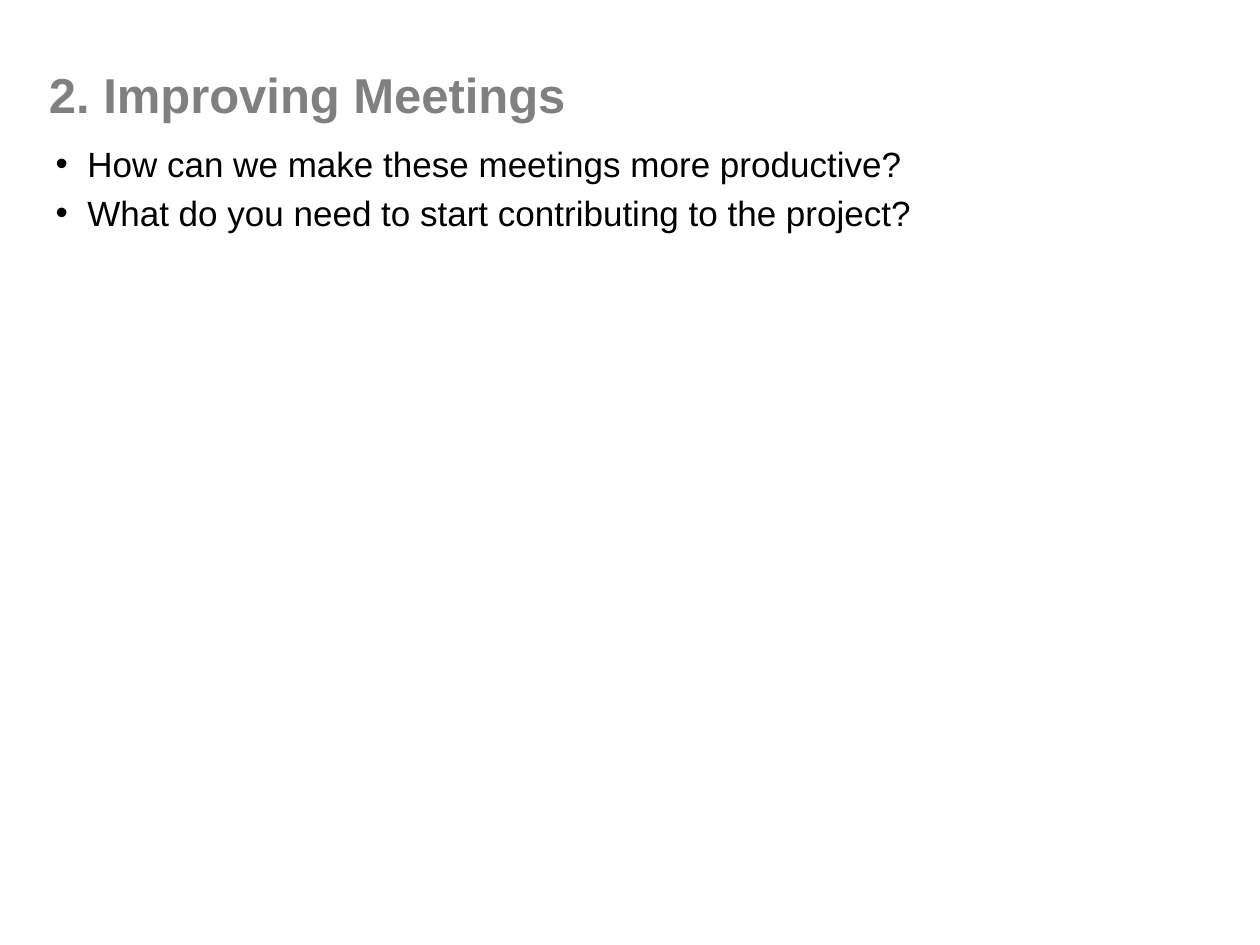
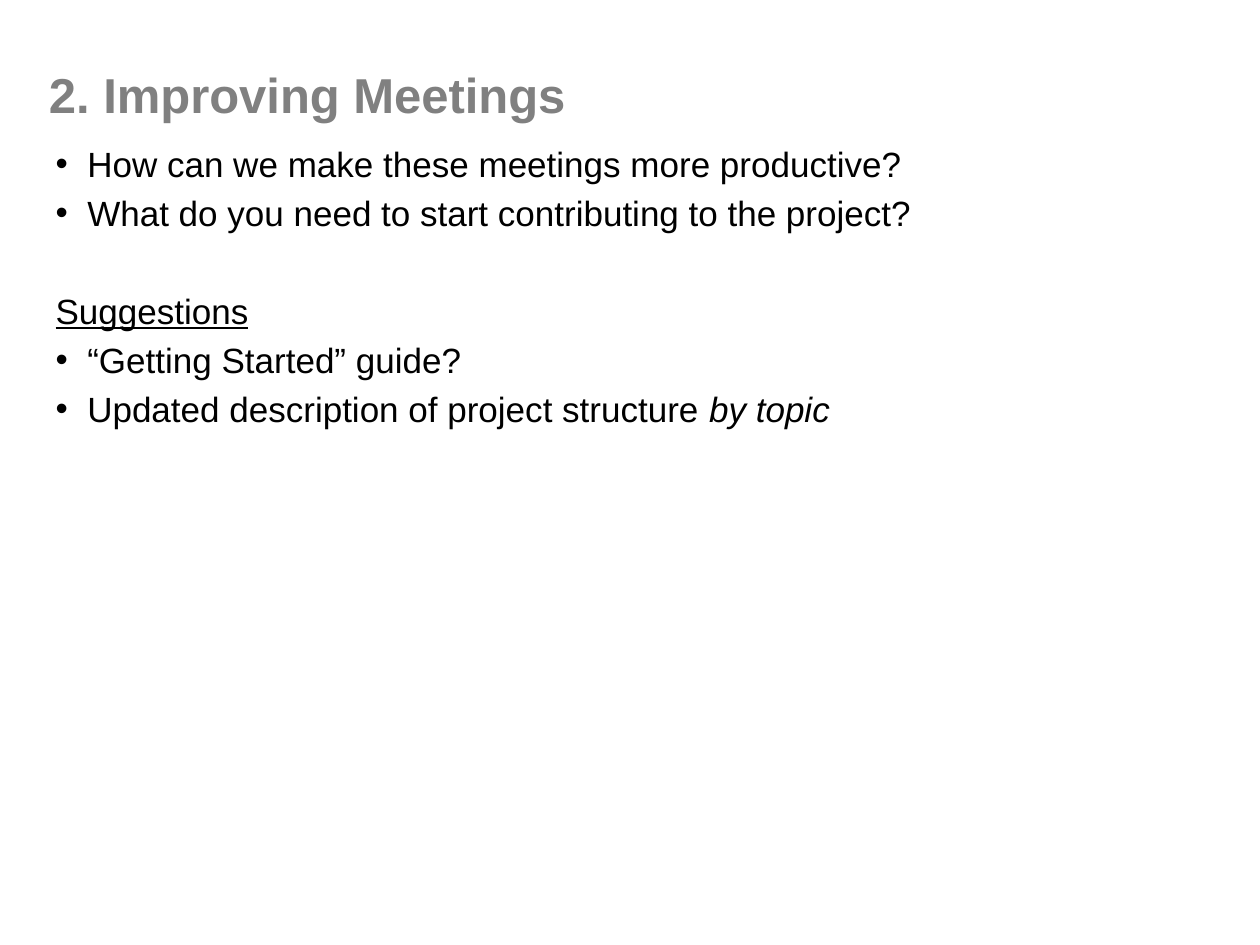
Before and after one commit to phuse-org/SENDConform, a slide deck: slide 4 of doc/Meetings/2020-02-25-TeamMeeting.pptx. Drawn at 1260x945 pixels with LibreOffice and Linux fonts; fonts in the diff are those of the drawing; background and template pictures are left out. Boxes give left, top, right and bottom in pixels: in the first picture for what was removed or moved away, otherwise in the second. Text is boxed around its words. In the diff, an @@ line names an element or a change of style, - is before the commit and + after.

```diff
--- a/doc/Meetings/2020-02-25-TeamMeeting.pptx
+++ b/doc/Meetings/2020-02-25-TeamMeeting.pptx
@@ text at [56, 298, 830, 429]: paragraphs added @@
+Suggestions
+• “Getting Started” guide?
+• Updated description of project structure by topic
```
Also in this commit, not shown: 2 other slides changed, 6 other files.
